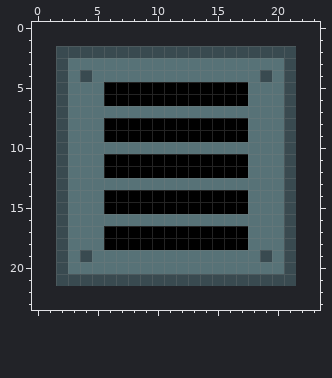
Pixel-art file -- tile_background_4.aseprite. Above: the version before the commit.
20x20 pixels, 1 frame. The old version is drawn lined up with the new one, on the new canvas.
After the commit:
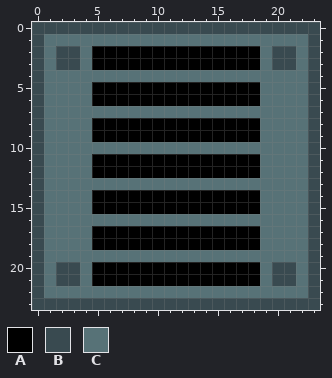
Palette (. is transparent): A #000000  B #394a50  C #577277
The edit:
canvas 20x20 -> 24x24, the old top-left corner now at 2,2
y 0: x 0..23 ........................ -> BBBBBBBBBBBBBBBBBBBBBBBB
y 1: x 0..23 ........................ -> BCCCCCCCCCCCCCCCCCCCCCCB
y 2: x 0..1 .. -> BC; x 4..19 BBBBBBBBBBBBBBBB -> CAAAAAAAAAAAAAAC; x 22..23 .. -> CB
y 3: x 0..1 .. -> BC; x 3 C -> B; x 5..18 CCCCCCCCCCCCCC -> AAAAAAAAAAAAAA; x 20 C -> B; x 22..23 .. -> CB
y 4: x 0..2 ..B -> BCC; x 4 B -> C; x 19 B -> C; x 21..23 B.. -> CCB
y 5..6: x 0..2 ..B -> BCC; x 5 C -> A; x 18 C -> A; x 21..23 B.. -> CCB
y 7: x 0..2 ..B -> BCC; x 21..23 B.. -> CCB
y 8..9: x 0..2 ..B -> BCC; x 5 C -> A; x 18 C -> A; x 21..23 B.. -> CCB
y 10: x 0..2 ..B -> BCC; x 21..23 B.. -> CCB
y 11..12: x 0..2 ..B -> BCC; x 5 C -> A; x 18 C -> A; x 21..23 B.. -> CCB
y 13: x 0..2 ..B -> BCC; x 21..23 B.. -> CCB
y 14..15: x 0..2 ..B -> BCC; x 5 C -> A; x 18 C -> A; x 21..23 B.. -> CCB
y 16: x 0..2 ..B -> BCC; x 21..23 B.. -> CCB
y 17..18: x 0..2 ..B -> BCC; x 5 C -> A; x 18 C -> A; x 21..23 B.. -> CCB
y 19: x 0..2 ..B -> BCC; x 4 B -> C; x 19 B -> C; x 21..23 B.. -> CCB
y 20: x 0..1 .. -> BC; x 3 C -> B; x 5..18 CCCCCCCCCCCCCC -> AAAAAAAAAAAAAA; x 20 C -> B; x 22..23 .. -> CB
y 21: x 0..1 .. -> BC; x 4..19 BBBBBBBBBBBBBBBB -> CAAAAAAAAAAAAAAC; x 22..23 .. -> CB
y 22: x 0..23 ........................ -> BCCCCCCCCCCCCCCCCCCCCCCB
y 23: x 0..23 ........................ -> BBBBBBBBBBBBBBBBBBBBBBBB
Where, in picture pixels (left, top, right, bottom), the same in both pictures:
changed: (32, 22, 320, 310)
